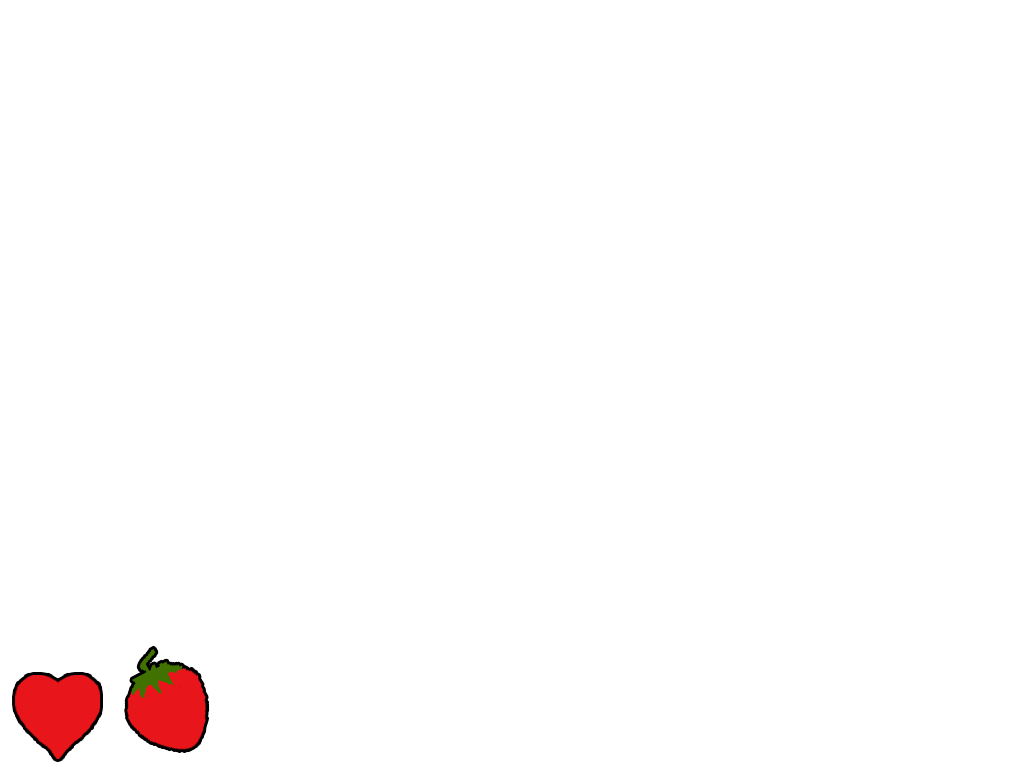
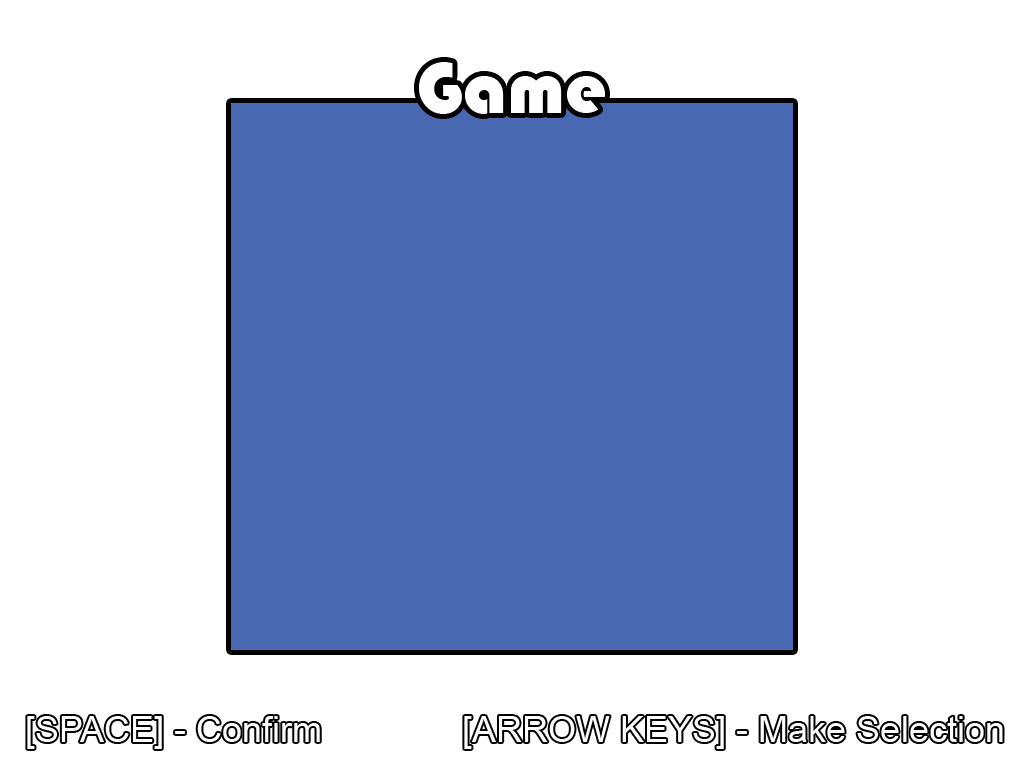
Layered file, before and after one edit (1024 x 768). Changes by layer:
added layer "[SPACE] - Confirm" above "Game" over bbox(27, 716, 1003, 749)
added layer "Game" above "menuBG" over bbox(419, 62, 605, 114)
added layer "menuBG" above "Layer 4 copy" over bbox(231, 103, 793, 650)
hid "Layer 4 copy" over bbox(15, 675, 100, 759)
hid "strawberry copy 2" over bbox(127, 648, 207, 751)
